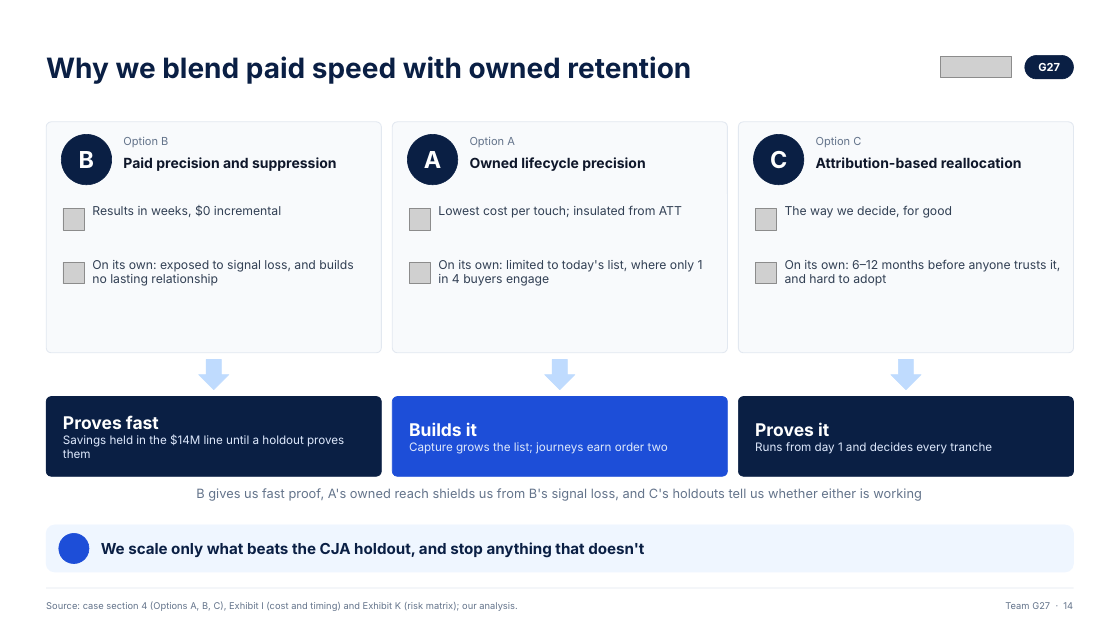
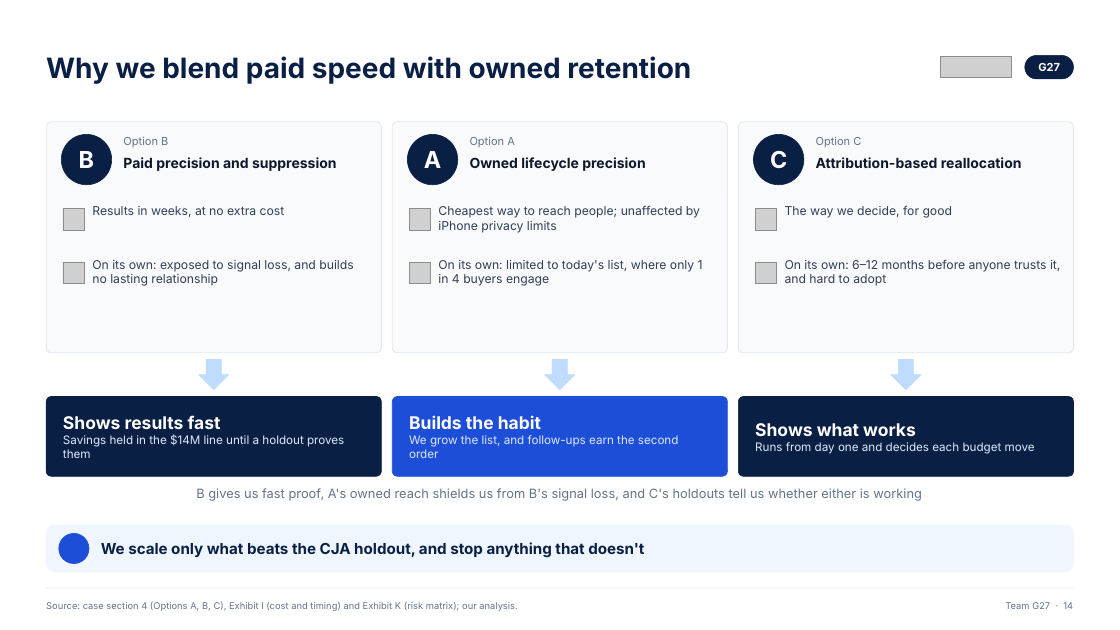
Before and after one commit to ANNYM25/Quince, a slide deck: slide 14 of deck/Team G27 Final Humanised.pptx. Drawn at 1120x630 pixels with LibreOffice and Linux fonts; fonts in the diff are those of the drawing; grey boxes stand for pictures; background and template pictures are left out. Boxes give left, top, right and bottom in pixels: in the first picture for what was removed or moved away, otherwise in the second. Text is boxed around its words. In the diff, an @@ line names an element or a change of style, - is before the commit and + after.

```diff
--- a/deck/Team G27 Final Humanised.pptx
+++ b/deck/Team G27 Final Humanised.pptx
@@ text at bbox=[92, 206, 285, 217]: text changed @@
-Results in weeks, $0 incremental
+Results in weeks, at no extra cost
@@ text at bbox=[438, 205, 700, 233]: text changed @@
-Lowest cost per touch; insulated from ATT
+Cheapest way to reach people; unaffected by iPhone privacy limits
@@ text at bbox=[63, 415, 221, 429]: text changed @@
-Proves fast
+Shows results fast
@@ text at bbox=[409, 415, 679, 458]: text changed @@
-Builds it
-Capture grows the list; journeys earn order two
+Builds the habit
+We grow the list, and follow-ups earn the second order
@@ text at bbox=[755, 423, 1035, 454]: text changed @@
-Proves it
-Runs from day 1 and decides every tranche
+Shows what works
+Runs from day one and decides each budget move
```
Also in this commit, not shown: 11 other slides changed, 1 other file.
